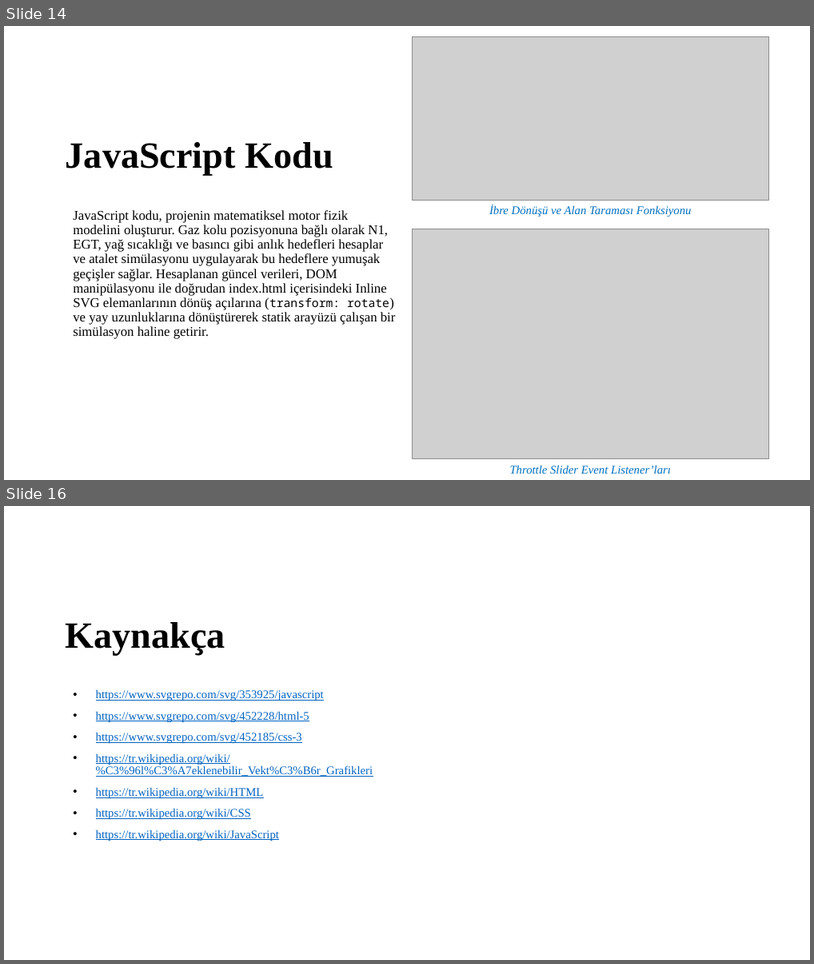
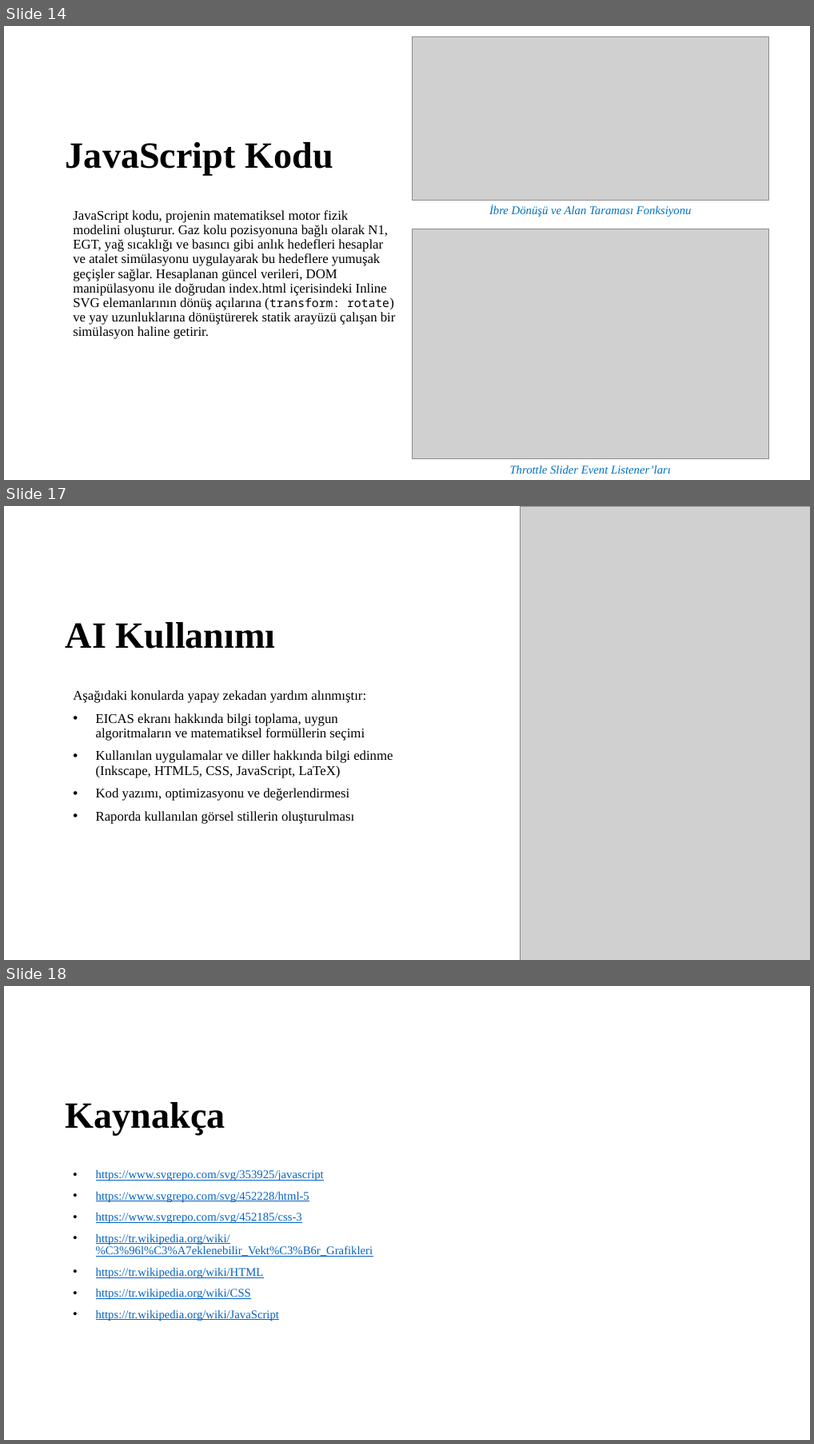
Before and after one commit to acrilot/EICAS_Uygulama, a slide deck: Rapor ve Sunum/Sunum.pptx. Shown one above the other, each under a label of ours: slides 14 and 16 before the commit, slides 14, 17 and 18 after it; the slides between them are not shown. The pictures are 814x964 and 814x1444 pixels, drawn with LibreOffice and Linux fonts; fonts in the diff are those of the drawing; grey boxes stand for pictures; background and template pictures are left out. Boxes give left, top, right and bottom in pixels: in the first picture for what was removed or moved away, otherwise in the second. Text is boxed around its words. In the diff, an @@ line names an element or a change of style, - is before the commit and + after.

Commit message:
Rapor ve sunum güncellendi

```diff
--- a/Rapor ve Sunum/Sunum.pptx
+++ b/Rapor ve Sunum/Sunum.pptx
@@ slide 17 added at (x1=4, y1=506, x2=810, y2=960), background picture (left out) @@
@@ picture added at (x1=520, y1=506, x2=810, y2=960) @@
@@ title added at (x1=66, y1=622, x2=276, y2=648), 44 pt, text #000000, bold @@
+AI Kullanımı
@@ text added at (x1=73, y1=690, x2=393, y2=824), 16 pt, text #000000 @@
+Aşağıdaki konularda yapay zekadan yardım alınmıştır:
+• EICAS ekranı hakkında bilgi toplama, uygun algoritmaların ve matematiksel formüllerin seçimi
+• Kullanılan uygulamalar ve diller hakkında bilgi edinme (Inkscape, HTML5, CSS, JavaScript, LaTeX)
+• Kod yazımı, optimizasyonu ve değerlendirmesi
+• Raporda kullanılan görsel stillerin oluşturulması
@@ what was slide 16 is now slide 18 @@
```
Also in this commit, not shown: 1 slide changed, 1 other slide added, 2 other files.
